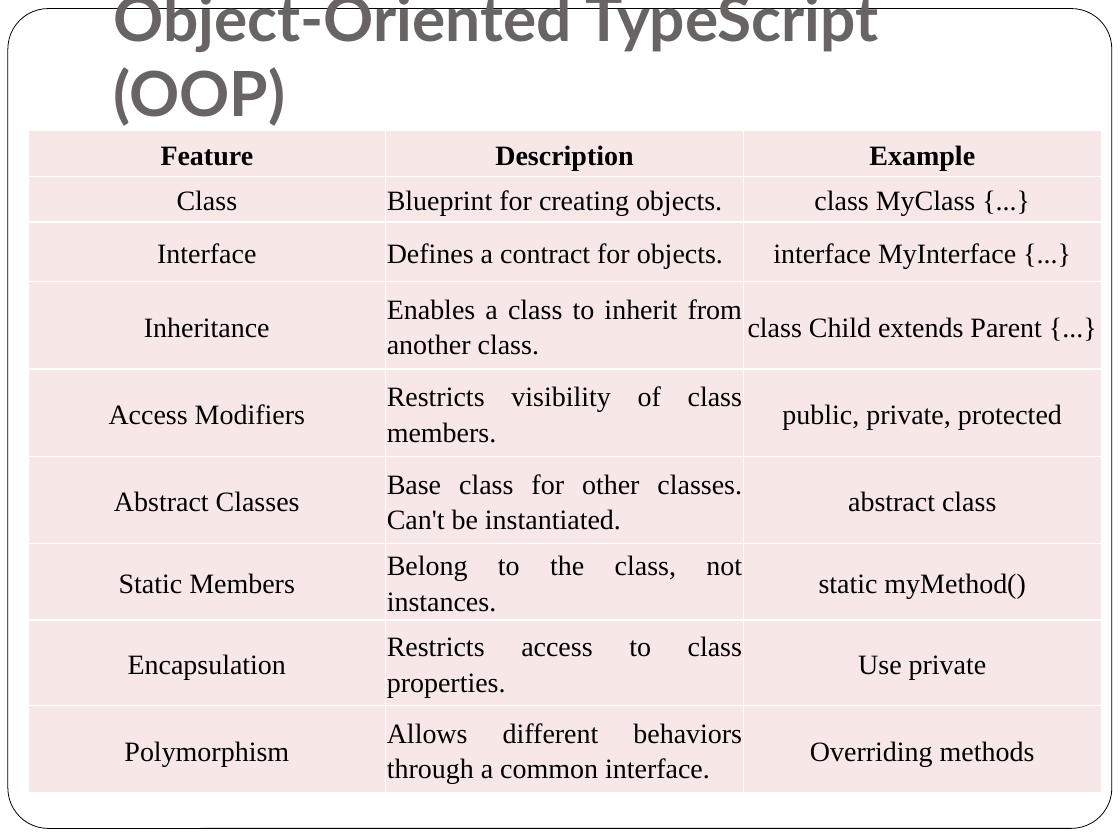
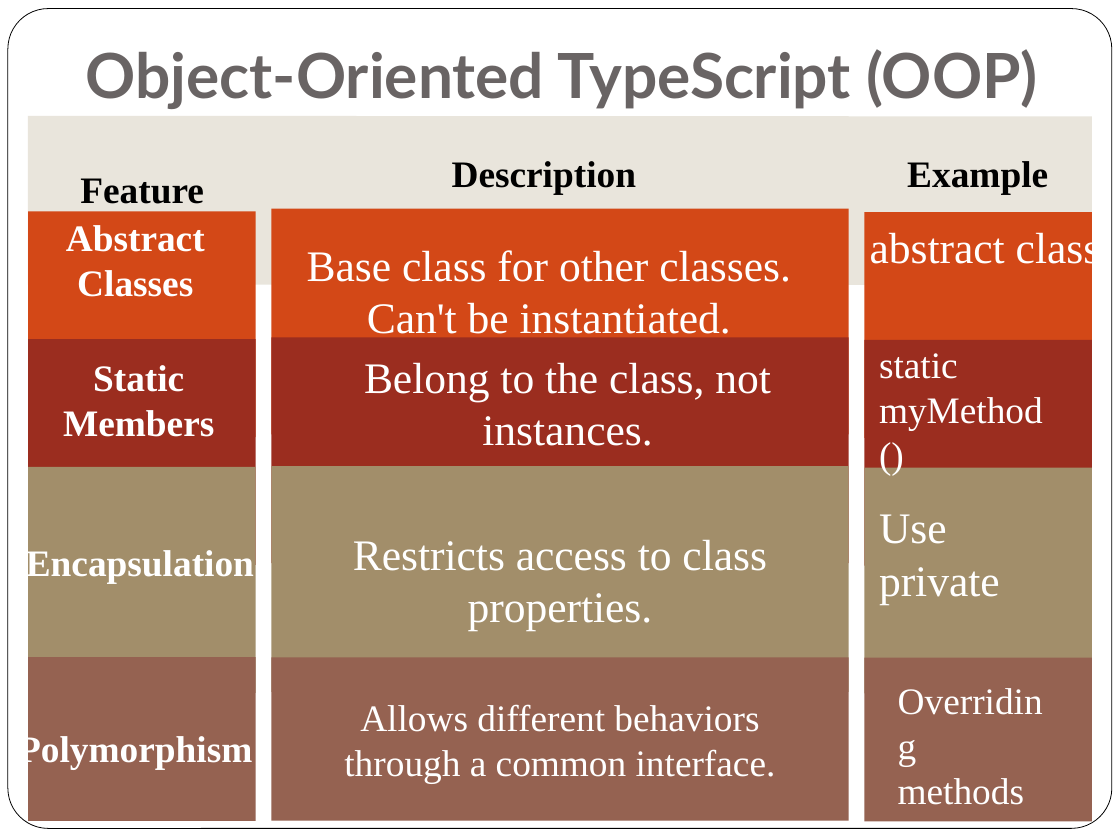
Before and after one commit to rosemarythomas994/VueR-assignment, a slide deck: slide 14 of Presentation Assignment.pptx (slide 15 before the commit). Drawn at 1120x840 pixels with LibreOffice and Linux fonts; fonts in the diff are those of the drawing. Boxes give left, top, right and bottom in pixels: in the first picture for what was removed or moved away, otherwise in the second. Text is boxed around its words. In the diff, an @@ line names an element or a change of style, - is before the commit and + after.

```diff
--- a/Presentation Assignment.pptx
+++ b/Presentation Assignment.pptx
@@ title "Object-Oriented TypeScript (OOP)": place and size @@
-title "Object-Oriented TypeScript (OOP)" at box(114, 0, 879, 126)
+title "Object-Oriented TypeScript (OOP)" at box(86, 49, 1038, 109)
@@ title "Object-Oriented TypeScript (OOP)" at box(86, 49, 1038, 109): vertical alignment bottom to middle @@
@@ rectangle added at box(28, 116, 356, 286), fill #E9E5DC @@
@@ rectangle added at box(271, 116, 848, 284), fill #E9E5DC @@
@@ rectangle added at box(764, 116, 1092, 286), fill #E9E5DC @@
@@ table removed at box(28, 131, 1100, 794), 9 rows, 3 columns @@
-Feature | Description | Example
-Class | Blueprint for creating objects. | class MyClass {...}
-Interface | Defines a contract for objects. | interface MyInterface {...}
-Inheritance | Enables a class to inherit from another class. | class Child extends Parent {...}
-Access Modifiers | Restricts visibility of class members. | public, private, protected
-Abstract Classes | Base class for other classes. Can't be instantiated. | abstract class
-Static Members | Belong to the class, not instances. | static myMethod()
-Encapsulation | Restricts access to class properties. | Use private
-Polymorphism | Allows different behaviors through a common interface. | Overriding methods
@@ text added at box(80, 178, 204, 204), 24 pt, text #000000, bold @@
+Feature
@@ text added at box(452, 161, 636, 194), 24 pt, text #000000, bold @@
+Description
@@ text added at box(907, 161, 1048, 194), 24 pt, text #000000, bold @@
+Example
@@ group added at box(28, 208, 1092, 438): 3 rectangles, 2 texts @@
+Abstract Classes
+Base class for other classes. Can't be instantiated.
@@ text added at box(870, 229, 1101, 272), 28 pt, text #FFFFFF @@
+abstract class
@@ text added at box(879, 353, 1043, 430), 24 pt, text #FFFFFF @@
+static
+myMethod()
@@ group added at box(28, 337, 1092, 566): 3 rectangles, 2 texts, 1 freeform shape @@
+Static Members
+Belong to the class, not instances.
@@ text added at box(879, 514, 1000, 604), 28 pt, text #FFFFFF @@
+Use private
@@ group added at box(26, 466, 1092, 694): 3 rectangles, 2 texts, 1 freeform shape @@
+Encapsulation
+Restricts access to class properties.
@@ group added at box(18, 657, 1092, 821): 3 rectangles, 2 texts, 1 freeform shape @@
+Polymorphism
+Allows different behaviors through a common interface.
@@ text added at box(898, 778, 1024, 805), 24 pt, text #FFFFFF @@
+Overriding
+methods
```
Also in this commit, not shown: 5 other slides changed, 13 slides added, 4 slides removed, 20 other files.
